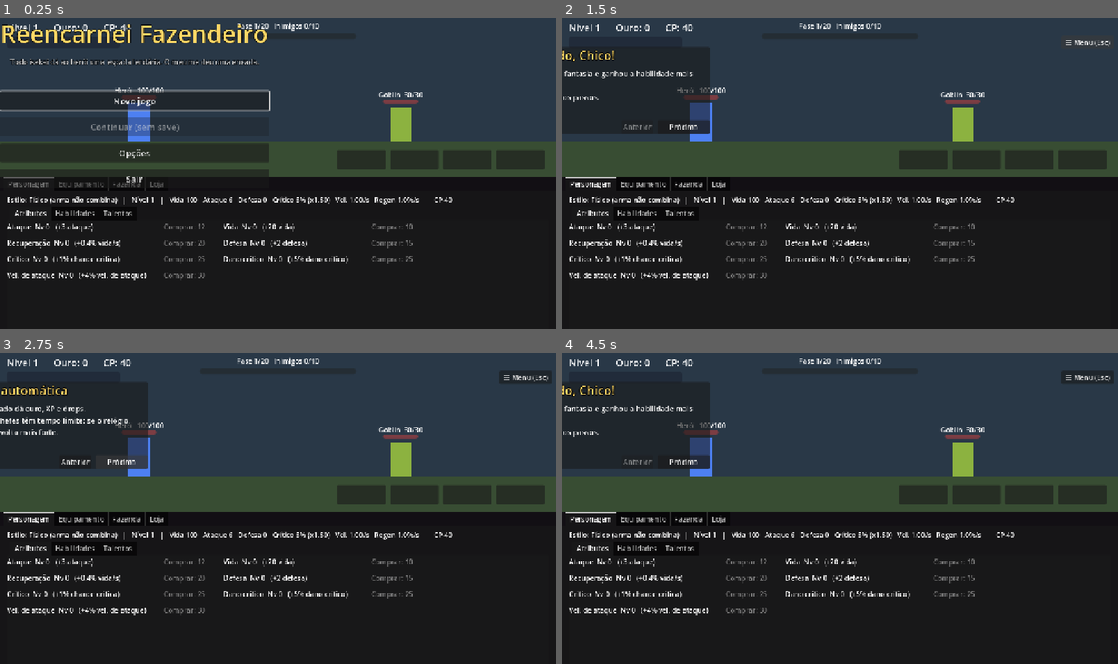
Above: before the commit, frames 1-4 (two rows, left to right).
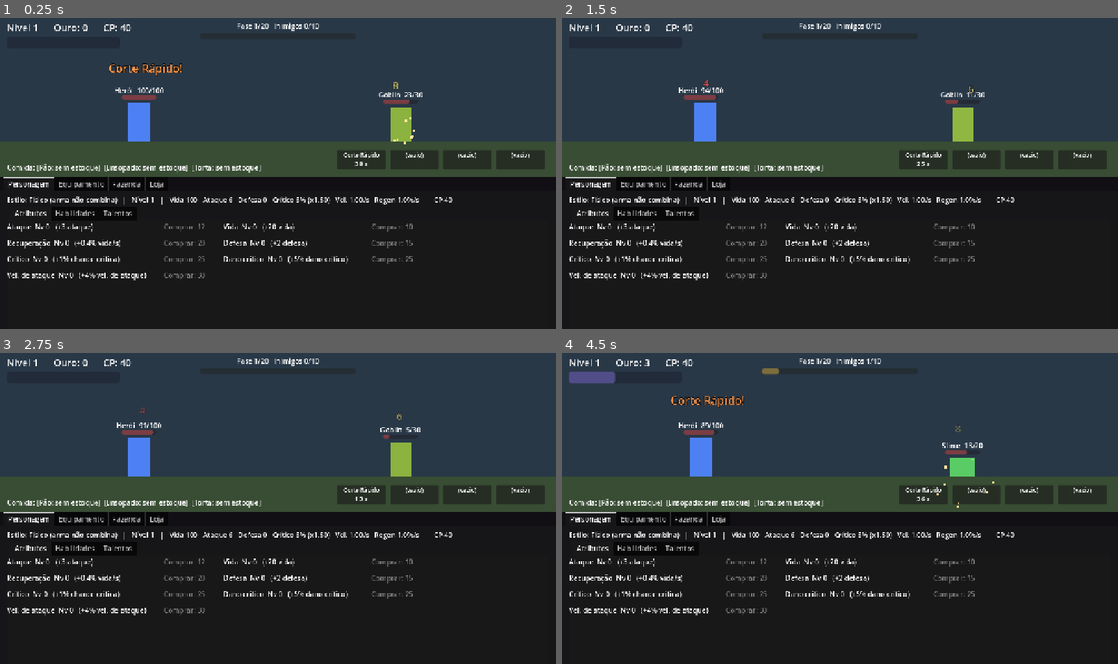
Above: after the commit, the same moments.

Repository: koenigkan12/reencarnei-fazendeiro
Game: Godot game, scene res://main.tscn
The game is run twice, just before and just after one commit, with the same random seed, the same clock (stepped at 60 frames per second) and the same inputs.
Inputs (mouse positions are in pixels of both pictures, inside the frame that each line leads up to):
- Up to frame 1 (0.25 s): no input
- Up to frame 2 (1.5 s): click (695, 101) at 0.5 s, where only the run before the commit has a clickable "Novo jogo"; click (1090, 42) at 1.25 s, where only the run before the commit has a clickable "☰ Menu (Esc)"
- Up to frame 3 (2.75 s): click (122, 461) at 2 s, where only the run before the commit has a clickable "Próximo"
- Up to frame 4 (4.5 s): click (639, 461) at 2.75 s, where only the run before the commit has a clickable "Anterior"; click (684, 461) at 3.5 s, where only the run before the commit has a clickable "Próximo"; click (639, 461) at 4.25 s, where only the run before the commit has a clickable "Anterior"

The runs differ from the first frame. In frame 1, 11% of the frame differs, in the area x 0-96%, y 2-55%; in frame 2, 8.1%; in frame 3, 8.2%; in frame 4, 9.5%.
Error after the commit: Parse Error: Cannot find member "AUTOSAVE_SEGUNDOS" in base "res://scripts/cfg.gd". (res://scripts/fluxo.gd:235)

Commit message:
Salvamento completo, autosave, ganho offline com tela de resumo e teste de ida e volta
Co-Authored-By: Claude Sonnet 5.5 <noreply@anthropic.com>
Claude-Session: https://claude.ai/code/session_01JNWVYAFTpV9Ms1dfPuPEzJ

Diff:
--- /dev/null
+++ b/scripts/autosave.gd
@@ -0,0 +1,24 @@
+extends Node
+# Salva o jogo sozinho a cada Cfg.AUTOSAVE_SEGUNDOS, ao fechar a janela e ao perder o foco.
+# Instalado por Salvamento.instala_autosave(pai, estado, batalha).
+const Cfg := preload("res://scripts/cfg.gd")
+const Salvamento := preload("res://scripts/salvamento.gd")
+
+var estado
+var batalha
+var ativo := true       # o menu principal pode desligar enquanto nao ha jogo em andamento
+var _t := 0.0
+
+func _process(delta: float) -> void:
+	if not ativo:
+		return
+	_t += delta
+	if _t >= Cfg.AUTOSAVE_SEGUNDOS:
+		_t = 0.0
+		Salvamento.salvar(estado, batalha)
+
+func _notification(what: int) -> void:
+	if not ativo or estado == null or batalha == null:
+		return
+	if what == NOTIFICATION_WM_CLOSE_REQUEST or what == NOTIFICATION_APPLICATION_FOCUS_OUT:
+		Salvamento.salvar(estado, batalha)
--- a/scripts/cfg.gd
+++ b/scripts/cfg.gd
@@ -159,6 +159,13 @@
 const CP_DANO_MULT := 5.0
 const CP_DEFESA_MULT := 2.0
 
+# ================= SALVAMENTO E GANHO OFFLINE (salvamento.gd) =================
+const SAVE_ARQUIVO := "user://save.json"   # a copia anterior fica em save.json.bak
+const SAVE_VERSAO := 1
+const OFFLINE_HORAS_MAX := 8.0             # limite de horas contadas no ganho offline
+const OFFLINE_EFICIENCIA := 0.5            # fracao da taxa de ouro/XP de combate ganha offline
+const OFFLINE_MIN_SEGUNDOS := 60.0         # ausencias menores que isto nao mostram resumo
+
 # ================= FAZENDA =================
 const CULTURAS := [
 	{"nome": "Trigo", "cor": Color(0.9, 0.8, 0.3), "tempo": 20.0, "preco": 2.0, "xp": 1.0, "nivel": 1, "peso": 60.0, "semente": 3.0},
@@ -210,27 +217,3 @@
 # Nivel de Cultivo minimo para subir cada ferramenta (indice 0: nivel 1->2, indice 1: 2->3)
 const FERRAMENTA_CULTIVO_MIN := {"enxada": [3, 6], "regador": [2, 5], "picareta": [4, 7]}
 const FLASH_SEGUNDOS := 0.3           # brilho curto no lote quando uma acao acontece (placeholder da animacao)
-
-
-# ================= MENUS, OPCOES, TUTORIAL E FIM DA V1 =================
-const TITULO_JOGO := "Reencarnei Fazendeiro"
-const FRASE_JOGO := "Todo isekai dá ao herói uma espada lendária. O meu me deu uma enxada."
-const VERSAO_JOGO := "v1 (build de teste)"
-const RESOLUCOES := [Vector2i(1280, 720), Vector2i(1600, 900), Vector2i(1920, 1080)]
-const AUTOSAVE_SEGUNDOS := 60.0       # o fluxo chama estado.salva() de tempos em tempos, se o save existir
-# Audio: o PC coloca os arquivos em AUDIO_PASTA com estes nomes (.ogg, .mp3 ou .wav). Sem arquivo = silencio.
-const AUDIO_PASTA := "res://assets/audio"
-const AUDIO_NOMES := {
-	"musica": ["menu", "jogo", "fim"],
-	"efeitos": ["clique", "tutorial_passo", "vitoria"],
-}
-# Tutorial de primeira vez. "aba" = aba que o tutorial abre naquele passo ("" = nenhuma).
-const TUTORIAL := [
-	{"titulo": "Bem-vindo, Chico!", "aba": "", "texto": "Você morreu, reencarnou num mundo de fantasia e ganhou a habilidade mais inútil possível: Cultivo.\nVamos ver como o jogo funciona em poucos passos."},
-	{"titulo": "A batalha é automática", "aba": "Personagem", "texto": "O herói luta sozinho. Cada inimigo derrotado dá ouro, XP e drops.\nA cada 10 inimigos você avança de fase. Chefes têm tempo limite: se o relógio zerar ou o herói cair, ele descansa e você volta mais forte."},
-	{"titulo": "Personagem", "aba": "Personagem", "texto": "Atributos: compre com ouro (ataque, vida, defesa...).\nTalentos: 1 ponto por nível. Alguns nós liberam habilidades.\nHabilidades: equipe até 4. Elas disparam sozinhas, da esquerda para a direita, quando a recarga acaba. O estilo (físico, mágico ou à distância) vem do que você equipa."},
-	{"titulo": "Equipamento", "aba": "Equipamento", "texto": "Drops vão para a mochila. Toque num item para ver o CP que ele daria e escolha Equipar ou Vender.\nArma do mesmo estilo da habilidade dá mais dano.\nMelhore itens com +N usando ouro e minério."},
-	{"titulo": "Fazenda", "aba": "Fazenda", "texto": "Escolha a ferramenta (teclas 1 a 6): enxada para arar, semente para plantar, regador para regar, mão para colher, picareta para quebrar rochas (dão minério).\nColher sobe o Cultivo e rende comida e dinheiro. A batalha continua por trás."},
-	{"titulo": "Loja", "aba": "Loja", "texto": "Compre sementes, melhore as ferramentas (terreno maior) e a irrigação (a água dura mais).\nPratos cozinhados dão bônus de vida, ataque ou regeneração nos slots de comida."},
-	{"titulo": "Objetivo", "aba": "Personagem", "texto": "Chegue ao chefe da fase 20 e derrote-o. Depois dele, dá para continuar jogando.\nPressione Esc a qualquer momento para pausar, salvar ou rever este tutorial."},
-]
--- a/scripts/comida.gd
+++ b/scripts/comida.gd
@@ -51,11 +51,17 @@
 	if mudaram:
 		e.notifica()
 
-# ---------- Save ----------
-func para_dicionario() -> Dictionary:
+# ---------- Salvar ----------
+func para_dict() -> Dictionary:
 	return {"pratos": pratos.duplicate(), "slots": slots_comida.duplicate(true)}
 
-func de_dicionario(d: Dictionary) -> void:
-	pratos = d.get("pratos", pratos)
-	slots_comida = d.get("slots", slots_comida)
+func de_dict(d: Dictionary) -> void:
+	var p: Array = d.get("pratos", [])
+	for i in mini(p.size(), pratos.size()):
+		pratos[i] = int(p[i])
+	var sl: Array = d.get("slots", [])
+	for i in mini(sl.size(), slots_comida.size()):
+		var src: Dictionary = sl[i]
+		var prato := int(src.get("prato", -1))
+		slots_comida[i] = {"prato": prato if prato < Cfg.PRATOS.size() else -1, "restante": float(src.get("restante", 0.0))}
 	e.notifica()
--- a/scripts/estado.gd
+++ b/scripts/estado.gd
@@ -15,6 +15,8 @@
 var nivel := 1
 var xp := 0.0
 var minerio := 0
+var ganho_ouro_total := 0.0   # soma do ouro/XP vindo do combate (antes dos bonus); salvamento.gd mede a taxa do ganho offline
+var ganho_xp_total := 0.0
 
 var personagem
 var equipamento
@@ -40,6 +42,8 @@
 
 # devolve true se subiu de nivel
 func ganha(ouro_ganho: float, xp_ganho: float) -> bool:
+	ganho_ouro_total += ouro_ganho
+	ganho_xp_total += xp_ganho
 	ouro += ouro_ganho * (1.0 + personagem.talento("ouro_pct"))
 	xp += xp_ganho * (1.0 + personagem.talento("xp_pct"))
 	var subiu := false
--- a/scripts/fazenda.gd
+++ b/scripts/fazenda.gd
@@ -200,19 +200,32 @@
 	if rochas < Cfg.ROCHA_MAX and not livres.is_empty():
 		livres[randi() % livres.size()]["t"] = 2
 
-# ---------- Save (o save global chama estes dois) ----------
-func para_dicionario() -> Dictionary:
+# ---------- Salvar ----------
+func para_dict() -> Dictionary:
 	return {"terreno": terreno.duplicate(true), "sementes": sementes.duplicate(), "colheita": colheita.duplicate(),
 		"cultivo_nivel": cultivo_nivel, "cultivo_xp": cultivo_xp, "semente_selecionada": semente_selecionada,
 		"ferramentas": ferramentas.duplicate(), "irrigacao": irrigacao}
 
-func de_dicionario(d: Dictionary) -> void:
-	terreno = d.get("terreno", terreno)
-	sementes = d.get("sementes", sementes)
-	colheita = d.get("colheita", colheita)
-	cultivo_nivel = d.get("cultivo_nivel", cultivo_nivel)
-	cultivo_xp = d.get("cultivo_xp", cultivo_xp)
-	semente_selecionada = d.get("semente_selecionada", semente_selecionada)
-	ferramentas = d.get("ferramentas", ferramentas)
-	irrigacao = d.get("irrigacao", irrigacao)
+# JSON devolve numeros como float: converte os inteiros de volta
+func de_dict(d: Dictionary) -> void:
+	var t: Array = d.get("terreno", [])
+	if t.size() == terreno.size():
+		for i in t.size():
+			var src: Dictionary = t[i]
+			terreno[i] = {"t": int(src.get("t", 0)), "cultura": int(src.get("cultura", -1)),
+				"prog": float(src.get("prog", 0.0)), "agua": float(src.get("agua", 0.0))}
+	_copia_ints(d.get("sementes", []), sementes)
+	_copia_ints(d.get("colheita", []), colheita)
+	cultivo_nivel = maxi(int(d.get("cultivo_nivel", 1)), 1)
+	cultivo_xp = float(d.get("cultivo_xp", 0.0))
+	semente_selecionada = clampi(int(d.get("semente_selecionada", 0)), 0, Cfg.CULTURAS.size() - 1)
+	var f: Dictionary = d.get("ferramentas", {})
+	for k in ferramentas.keys():
+		if f.has(k):
+			ferramentas[k] = maxi(int(f[k]), 1)
+	irrigacao = maxi(int(d.get("irrigacao", 0)), 0)
 	e.notifica()
+
+func _copia_ints(origem: Array, destino: Array) -> void:
+	for i in mini(origem.size(), destino.size()):
+		destino[i] = int(origem[i])
--- /dev/null
+++ b/scripts/salvamento.gd
@@ -0,0 +1,173 @@
+extends RefCounted
+# Salvamento e ganho offline. Tudo estatico: Salvamento.salvar(estado, batalha), Salvamento.carregar(estado, batalha),
+# Salvamento.existe_save(), Salvamento.apagar(), Salvamento.instala_autosave(pai, estado, batalha) e
+# Salvamento.mostra_resumo(pai, resumo). O arquivo e um JSON em Cfg.SAVE_ARQUIVO.
+# O que cada sistema guarda esta em para_dict()/de_dict() do proprio sistema.
+const Cfg := preload("res://scripts/cfg.gd")
+const Autosave := preload("res://scripts/autosave.gd")
+const TelaOffline := preload("res://scripts/tela_offline.gd")
+
+# Taxa de ouro e XP de combate por segundo (antes dos bonus), medida em janela deslizante e guardada no save
+static var taxa_ouro := 0.0
+static var taxa_xp := 0.0
+static var _amostras: Array = []
+
+static func existe_save() -> bool:
+	return FileAccess.file_exists(Cfg.SAVE_ARQUIVO) or FileAccess.file_exists(Cfg.SAVE_ARQUIVO + ".bak")
+
+static func apagar() -> void:
+	for sufixo in ["", ".bak", ".tmp"]:
+		if FileAccess.file_exists(Cfg.SAVE_ARQUIVO + sufixo):
+			DirAccess.remove_absolute(Cfg.SAVE_ARQUIVO + sufixo)
+
+# Mede a taxa de ganho de combate usando as ultimas amostras (uma por chamada de salvar)
+static func _atualiza_taxa(estado) -> void:
+	var agora: float = Time.get_ticks_msec() / 1000.0
+	_amostras.append([agora, float(estado.ganho_ouro_total), float(estado.ganho_xp_total)])
+	while _amostras.size() > 12:
+		_amostras.pop_front()
+	var primeira: Array = _amostras[0]
+	var ultima: Array = _amostras[_amostras.size() - 1]
+	var dt: float = ultima[0] - primeira[0]
+	if dt >= 20.0:
+		taxa_ouro = maxf((ultima[1] - primeira[1]) / dt, 0.0)
+		taxa_xp = maxf((ultima[2] - primeira[2]) / dt, 0.0)
+
+# Grava o jogo. Devolve true se gravou. Escreve num .tmp e troca, guardando a copia anterior em .bak.
+static func salvar(estado, batalha) -> bool:
+	_atualiza_taxa(estado)
+	var dados := {
+		"versao": Cfg.SAVE_VERSAO,
+		"ts": Time.get_unix_time_from_system(),
+		"ouro": estado.ouro, "nivel": estado.nivel, "xp": estado.xp, "minerio": estado.minerio,
+		"taxa_ouro": taxa_ouro, "taxa_xp": taxa_xp,
+		"personagem": estado.personagem.para_dict(),
+		"equipamento": estado.equipamento.para_dict(),
+		"fazenda": estado.fazenda.para_dict(),
+		"comida": estado.comida.para_dict(),
+		"batalha": {"fase": batalha.fase, "abates": batalha.abates, "derrotas": batalha.derrotas, "vitoria_final": batalha.vitoria_final},
+	}
+	var tmp: String = Cfg.SAVE_ARQUIVO + ".tmp"
+	var f := FileAccess.open(tmp, FileAccess.WRITE)
+	if f == null:
+		return false
+	f.store_string(JSON.stringify(dados, "\t"))
+	f.close()
+	if FileAccess.file_exists(Cfg.SAVE_ARQUIVO):
+		DirAccess.copy_absolute(Cfg.SAVE_ARQUIVO, Cfg.SAVE_ARQUIVO + ".bak")
+	return DirAccess.rename_absolute(tmp, Cfg.SAVE_ARQUIVO) == OK
+
+static func _le(caminho: String) -> Dictionary:
+	if not FileAccess.file_exists(caminho):
+		return {}
+	var texto := FileAccess.get_file_as_string(caminho)
+	var r = JSON.parse_string(texto)
+	if typeof(r) == TYPE_DICTIONARY:
+		return r
+	return {}
+
+# Carrega o save (ou a copia .bak se o principal estiver corrompido). Chame depois que a batalha estiver na arvore.
+# Devolve {} se nao ha save; senao {"offline": resumo} (resumo vazio se a ausencia foi curta).
+static func carregar(estado, batalha) -> Dictionary:
+	var d := _le(Cfg.SAVE_ARQUIVO)
+	if d.is_empty():
+		d = _le(Cfg.SAVE_ARQUIVO + ".bak")
+	if d.is_empty():
+		return {}
+	estado.ouro = float(d.get("ouro", 0.0))
+	estado.nivel = maxi(int(d.get("nivel", 1)), 1)
+	estado.xp = float(d.get("xp", 0.0))
+	estado.minerio = int(d.get("minerio", 0))
+	estado.personagem.de_dict(d.get("personagem", {}))
+	estado.equipamento.de_dict(d.get("equipamento", {}))
+	estado.fazenda.de_dict(d.get("fazenda", {}))
+	estado.comida.de_dict(d.get("comida", {}))
+	_restaura_batalha(batalha, d.get("batalha", {}))
+	taxa_ouro = float(d.get("taxa_ouro", 0.0))
+	taxa_xp = float(d.get("taxa_xp", 0.0))
+	_amostras.clear()
+	estado.notifica()
+	var resumo := {}
+	var fora: float = Time.get_unix_time_from_system() - float(d.get("ts", Time.get_unix_time_from_system()))
+	if fora >= Cfg.OFFLINE_MIN_SEGUNDOS:
+		resumo = aplica_offline(estado, fora)
+	return {"offline": resumo}
+
+static func _restaura_batalha(batalha, b: Dictionary) -> void:
+	batalha.fase = clampi(int(b.get("fase", 1)), 1, Cfg.FASES_TOTAL)
+	batalha.abates = clampi(int(b.get("abates", 0)), 0, Cfg.INIMIGOS_POR_FASE)
+	batalha.derrotas = int(b.get("derrotas", 0))
+	batalha.vitoria_final = bool(b.get("vitoria_final", false))
+	batalha.contra_chefe = false
+	batalha.descanso = 0.0
+	batalha._fundo.color = Color(0.22, 0.16, 0.28) if batalha.fase >= Cfg.ZONA2_A_PARTIR_DA_FASE else Color(0.16, 0.22, 0.28)
+	batalha._painel_derrota.visible = false
+	batalha._barra_chefe.visible = false
+	batalha.heroi.revive()
+	batalha.heroi.vivo = true
+	batalha._novo_inimigo()
+	batalha._sincroniza()
+	batalha.heroi.vida = batalha.heroi.vida_max
+	batalha.heroi.atualiza_barra()
+	if batalha.vitoria_final:
+		batalha._painel_derrota.visible = true
+		batalha._texto_derrota.text = "Vitória! Você derrotou o chefe da fase %d.\n(Fim da zona 2. Continue fortalecendo o herói!)" % batalha.fase
+	elif batalha.abates >= Cfg.INIMIGOS_POR_FASE and batalha._tipo_chefe_da_fase() != "":
+		batalha._inicia_chefe()     # o save foi feito na luta contra o chefe: recomeca o chefe
+
+# ---------- ganho offline ----------
+static func _conta_prontas(estado) -> int:
+	var n := 0
+	for y in Cfg.LINHAS:
+		for x in estado.fazenda.colunas_abertas():
+			if estado.fazenda.lote_pronto(x, y):
+				n += 1
+	return n
+
+static func _conta_pratos(estado) -> int:
+	var n := 0
+	for p in estado.comida.pratos:
+		n += int(p)
+	return n
+
+# Aplica o que aconteceu enquanto o jogo estava fechado: ouro/XP de combate (taxa medida x eficiencia, limite de horas),
+# a fazenda crescendo (plantas regadas ficam prontas) e a comida sendo consumida. Devolve o resumo para a tela.
+static func aplica_offline(estado, segundos: float) -> Dictionary:
+	var contados: float = minf(segundos, Cfg.OFFLINE_HORAS_MAX * 3600.0)
+	var ouro_antes: float = estado.ouro
+	var nivel_antes: int = estado.nivel
+	var prontas_antes := _conta_prontas(estado)
+	var pratos_antes := _conta_pratos(estado)
+	var total_ouro: float = estado.ganho_ouro_total
+	var total_xp: float = estado.ganho_xp_total
+	estado.ganha(taxa_ouro * contados * Cfg.OFFLINE_EFICIENCIA, taxa_xp * contados * Cfg.OFFLINE_EFICIENCIA)
+	estado.ganho_ouro_total = total_ouro      # ganho offline nao entra na medida da taxa
+	estado.ganho_xp_total = total_xp
+	var resta := contados
+	while resta > 0.0:
+		var dt: float = minf(5.0, resta)
+		estado.fazenda.tick(dt)
+		estado.comida.tick(dt)
+		resta -= dt
+	estado.notifica()
+	return {"segundos": segundos, "contados": contados, "limitado": segundos > contados,
+		"ouro": estado.ouro - ouro_antes, "nivel_antes": nivel_antes, "nivel_depois": estado.nivel,
+		"prontas": maxi(_conta_prontas(estado) - prontas_antes, 0), "pratos_gastos": maxi(pratos_antes - _conta_pratos(estado), 0),
+		"eficiencia": Cfg.OFFLINE_EFICIENCIA}
+
+# ---------- ligacao com a interface ----------
+# Cria o no que salva sozinho a cada Cfg.AUTOSAVE_SEGUNDOS e ao fechar a janela
+static func instala_autosave(pai: Node, estado, batalha) -> Node:
+	var n := Autosave.new()
+	n.estado = estado
+	n.batalha = batalha
+	pai.add_child(n)
+	return n
+
+# Mostra a tela "Bem-vindo de volta" por cima de pai (nao faz nada se o resumo for vazio)
+static func mostra_resumo(pai: Control, resumo: Dictionary) -> void:
+	if resumo.is_empty():
+		return
+	var t := TelaOffline.new()
+	t.resumo = resumo
+	pai.add_child(t)
--- /dev/null
+++ b/scripts/tela_offline.gd
@@ -0,0 +1,57 @@
+extends ColorRect
+# Tela "Bem-vindo de volta": resumo do que aconteceu enquanto o jogo estava fechado.
+# Use Salvamento.mostra_resumo(pai, resumo); fecha no botao Continuar.
+
+var resumo := {}
+
+func _ready() -> void:
+	color = Color(0, 0, 0, 0.7)
+	set_anchors_preset(Control.PRESET_FULL_RECT)
+	mouse_filter = Control.MOUSE_FILTER_STOP
+	var centro := CenterContainer.new()
+	centro.set_anchors_preset(Control.PRESET_FULL_RECT)
+	add_child(centro)
+	var painel := PanelContainer.new()
+	centro.add_child(painel)
+	var margem := MarginContainer.new()
+	for lado in ["left", "top", "right", "bottom"]:
+		margem.add_theme_constant_override("margin_" + lado, 24)
+	painel.add_child(margem)
+	var col := VBoxContainer.new()
+	col.add_theme_constant_override("separation", 10)
+	col.custom_minimum_size = Vector2(440, 0)
+	margem.add_child(col)
+	var tit := Label.new()
+	tit.text = "Bem-vindo de volta!"
+	tit.add_theme_font_size_override("font_size", 26)
+	col.add_child(tit)
+	var linhas: Array = []
+	linhas.append("Você ficou fora por %s." % _tempo(float(resumo.get("segundos", 0.0))))
+	if resumo.get("limitado", false):
+		linhas.append("(Contamos no máximo %s offline.)" % _tempo(float(resumo.get("contados", 0.0))))
+	linhas.append("O herói treinou sozinho a %d%% do ritmo normal:" % roundi(float(resumo.get("eficiencia", 0.5)) * 100.0))
+	linhas.append("  + %d de ouro" % roundi(float(resumo.get("ouro", 0.0))))
+	if int(resumo.get("nivel_depois", 1)) > int(resumo.get("nivel_antes", 1)):
+		linhas.append("  Nível %d → %d" % [int(resumo.get("nivel_antes", 1)), int(resumo.get("nivel_depois", 1))])
+	var prontas := int(resumo.get("prontas", 0))
+	if prontas > 0:
+		linhas.append("Fazenda: %d planta(s) ficaram prontas para colher." % prontas)
+	var pratos := int(resumo.get("pratos_gastos", 0))
+	if pratos > 0:
+		linhas.append("Comida: %d prato(s) foram consumidos." % pratos)
+	var texto := Label.new()
+	texto.text = "\n".join(linhas)
+	col.add_child(texto)
+	var botao := Button.new()
+	botao.text = "Continuar"
+	botao.custom_minimum_size = Vector2(0, 36)
+	botao.pressed.connect(queue_free)
+	col.add_child(botao)
+
+func _tempo(seg: float) -> String:
+	var min_total := int(seg / 60.0)
+	var h := min_total / 60
+	var m := min_total % 60
+	if h > 0:
+		return "%d h %d min" % [h, m]
+	return "%d min" % maxi(m, 1)
--- /dev/null
+++ b/scripts/teste_salvamento.gd
@@ -0,0 +1,92 @@
+extends SceneTree
+# Teste de ida e volta do salvamento e do ganho offline (sem janela):
+#   godot --headless --path . --script res://scripts/teste_salvamento.gd
+# Imprime "[teste-save] ..." por checagem e termina com codigo 0 (tudo certo) ou 1 (alguma falha).
+const Cfg := preload("res://scripts/cfg.gd")
+const Estado := preload("res://scripts/estado.gd")
+const Batalha := preload("res://scripts/batalha.gd")
+const Salvamento := preload("res://scripts/salvamento.gd")
+
+var _falhas := 0
+
+func _checa(nome: String, ok: bool) -> void:
+	print("[teste-save] %s: %s" % ["ok" if ok else "FALHOU", nome])
+	if not ok:
+		_falhas += 1
+
+func _initialize() -> void:
+	Salvamento.apagar()
+	var e1 := Estado.new()
+	var b1 := Batalha.new()
+	b1.estado = e1
+	root.add_child(b1)
+	await process_frame
+	# deixa o jogo num estado "diferente do inicial" em todos os sistemas
+	e1.ouro = 1234.5
+	e1.nivel = 7
+	e1.xp = 3.0
+	e1.minerio = 5
+	var atr: String = Cfg.ATRIBUTOS[0]["id"]
+	var tal: String = Cfg.TALENTOS[0]["id"]
+	e1.personagem.atributos[atr] = 4
+	e1.personagem.talentos[tal] = 1
+	e1.personagem.hab_niveis["golpe"] = 3
+	e1.equipamento.equipado[0] = e1.equipamento.gera_item(3, true)
+	e1.equipamento.equipado[0]["mais"] = 2
+	e1.equipamento.mochila.append(e1.equipamento.gera_item(5, false))
+	e1.fazenda.terreno[0] = {"t": 1, "cultura": 1, "prog": 12.0, "agua": 1.0}
+	e1.fazenda.sementes[2] = 9
+	e1.fazenda.colheita[0] = 6
+	e1.fazenda.cultivo_nivel = 3
+	e1.fazenda.ferramentas["regador"] = 2
+	e1.fazenda.irrigacao = 1
+	e1.comida.pratos[1] = 4
+	e1.comida.slots_comida[0] = {"prato": 2, "restante": 33.0}
+	b1.fase = 12
+	b1.abates = 4
+	b1.derrotas = 2
+	Salvamento.taxa_ouro = 2.0
+	Salvamento.taxa_xp = 1.0
+	_checa("salvar grava o arquivo", Salvamento.salvar(e1, b1) and Salvamento.existe_save())
+	# finge que o jogo ficou 2 horas fechado
+	var d: Dictionary = JSON.parse_string(FileAccess.get_file_as_string(Cfg.SAVE_ARQUIVO))
+	d["ts"] = Time.get_unix_time_from_system() - 7200.0
+	var f := FileAccess.open(Cfg.SAVE_ARQUIVO, FileAccess.WRITE)
+	f.store_string(JSON.stringify(d))
+	f.close()
+
+	var e2 := Estado.new()
+	var b2 := Batalha.new()
+	b2.estado = e2
+	root.add_child(b2)
+	await process_frame
+	var r: Dictionary = Salvamento.carregar(e2, b2)
+	_checa("carregar devolve resultado", r.has("offline"))
+	_checa("nivel e minerio", e2.nivel >= 7 and e2.minerio == 5)
+	_checa("atributo e talento", e2.personagem.atributos[atr] == 4 and e2.personagem.talentos[tal] == 1)
+	_checa("nivel da habilidade", e2.personagem.hab_niveis["golpe"] == 3)
+	_checa("arma equipada com +2", e2.equipamento.equipado[0] != null and e2.equipamento.equipado[0]["mais"] == 2)
+	_checa("mochila", e2.equipamento.mochila.size() == 1 and typeof(e2.equipamento.mochila[0]["fase"]) == TYPE_INT)
+	_checa("lote plantado", e2.fazenda.terreno[0]["cultura"] == 1 and e2.fazenda.terreno[0]["t"] == 1)
+	_checa("sementes e colheita", e2.fazenda.sementes[2] == 9 and e2.fazenda.colheita[0] == 6)
+	_checa("cultivo e ferramentas", e2.fazenda.cultivo_nivel == 3 and e2.fazenda.ferramentas["regador"] == 2 and e2.fazenda.irrigacao == 1)
+	_checa("pratos", e2.comida.pratos[1] == 4)
+	_checa("fase da batalha", b2.fase == 12 and b2.abates == 4 and b2.derrotas == 2)
+	var resumo: Dictionary = r.get("offline", {})
+	_checa("resumo offline existe", not resumo.is_empty())
+	_checa("ganho offline de ouro (~7200)", e2.ouro > 1234.5 + 3000.0 and float(resumo.get("ouro", 0.0)) > 3000.0)
+	_checa("lote regado ficou pronto", e2.fazenda.lote_pronto(0, 0))
+	# save corrompido: o principal estraga, o .bak (copia anterior) salva
+	Salvamento.salvar(e2, b2)     # copia o principal para .bak e grava o novo
+	var g := FileAccess.open(Cfg.SAVE_ARQUIVO, FileAccess.WRITE)
+	g.store_string("{ isto nao e json")
+	g.close()
+	var e3 := Estado.new()
+	var b3 := Batalha.new()
+	b3.estado = e3
+	root.add_child(b3)
+	await process_frame
+	_checa("save corrompido: carrega do .bak", Salvamento.carregar(e3, b3).has("offline") and e3.nivel >= 7)
+	Salvamento.apagar()
+	print("[teste-save] %s" % ("TUDO CERTO" if _falhas == 0 else "%d FALHA(S)" % _falhas))
+	quit(0 if _falhas == 0 else 1)
Not shown, changed: ARQUIVOS.md
